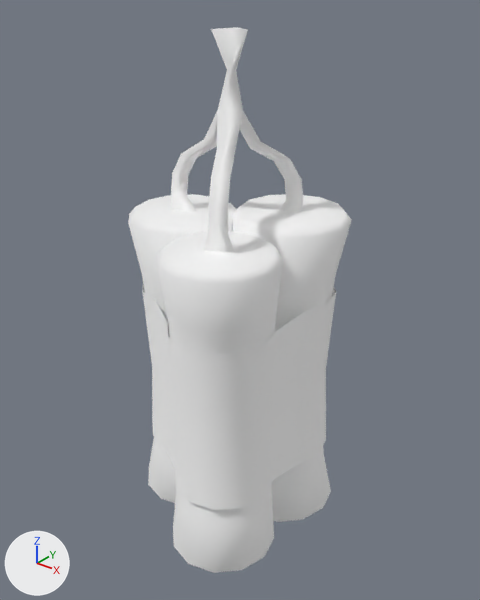
Renders of the glTF model AstroSomething/mesh/Dynamite.glb from each side of a commit.
Rendered twice from a 50 mm camera at (6.42, -7.8, 6.38) aimed at (-0.01, 0.23, 1.4). Lighting does not change. The marker at lower left points along +X, +Y and +Z. Where no turn or scale is listed for an object, it has been applied to the vertices.
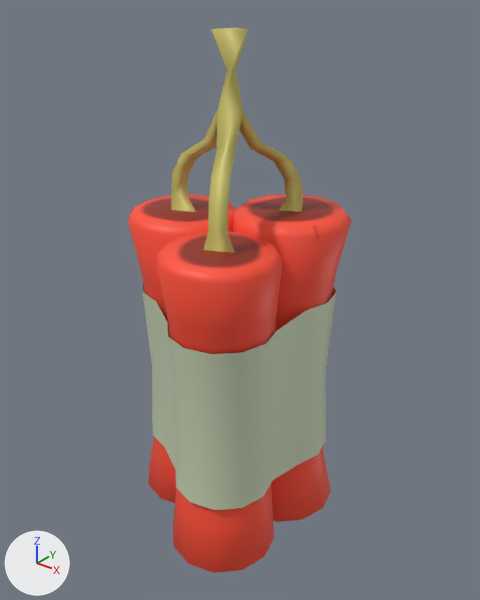
Commit message: dynamite updated

What differs and where, as boxes (x1, y1, x2, y2) in the pictures (480 x 600 px):
'Cylinder', recoloured: (128, 27, 352, 573) in both

The edits, one by one:
Picture 'Dynmaite' (img_dynmaite) is new.
Material 'Dynmaite' (mat_dynmaite) is new.
Its texture is img_dynmaite.
me_cylinder_007 has 406 vertices, 751 faces and spans x -0.97..2.55, y -1.87..1.85, z -7.16..1.57.
me_cylinder_007 no longer uses material mat_material (white #ffffff).
me_cylinder_007 now uses material mat_dynmaite (picture img_dynmaite).
